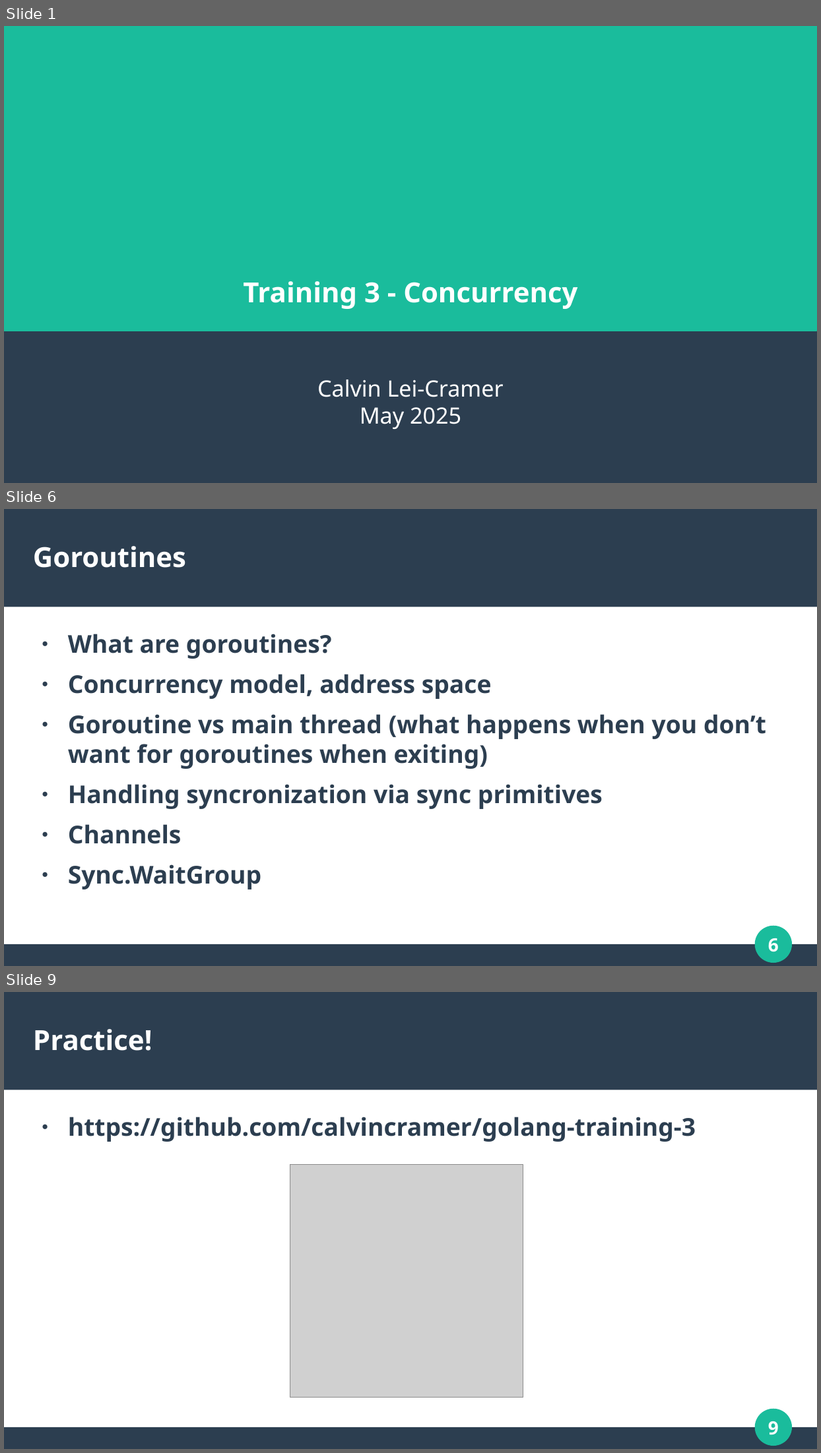
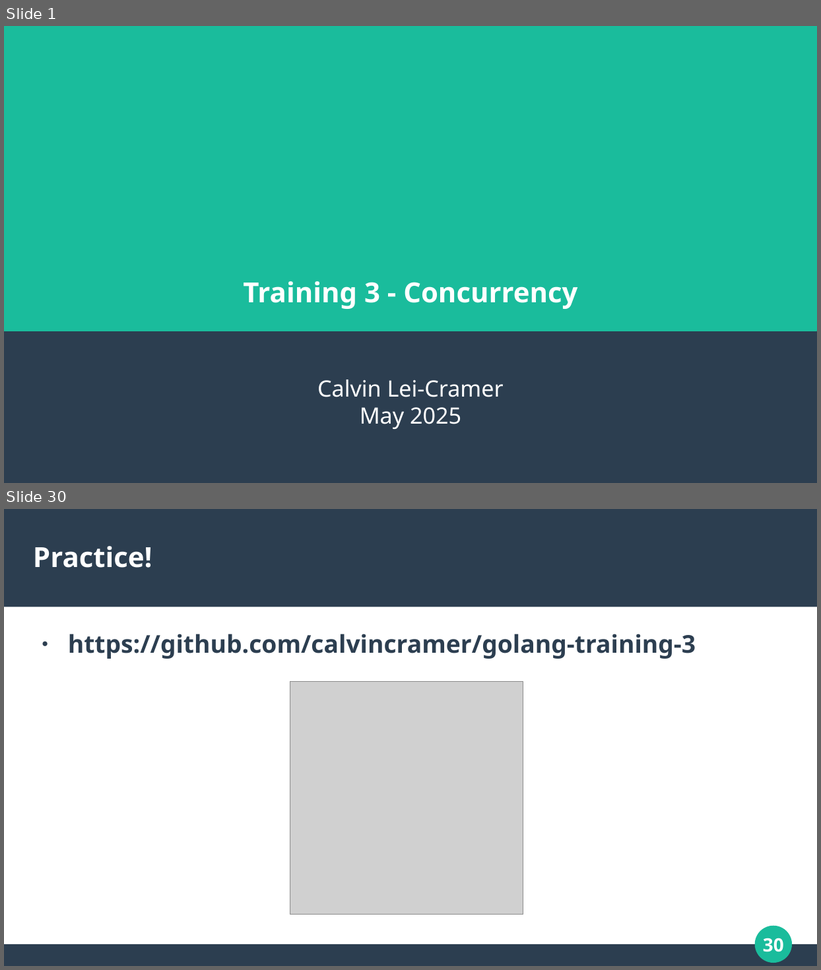
Before and after one commit to calvincramer/golang-training-3-completed, a slide deck: presentation-3.odp. Shown one above the other, each under a label of ours: slides 1, 6 and 9 before the commit, slides 1 and 30 after it; the slides between them are not shown. The pictures are 821x1453 and 821x970 pixels, drawn with LibreOffice and Linux fonts; fonts in the diff are those of the drawing; grey boxes stand for pictures. Boxes give left, top, right and bottom in pixels: in the first picture for what was removed or moved away, otherwise in the second. Text is boxed around its words. In the diff, an @@ line names an element or a change of style, - is before the commit and + after.

```diff
--- a/presentation-3.odp
+++ b/presentation-3.odp
@@ slide 6 removed at [4, 509, 817, 966], background #FFFFFF; not listed: 4 template elements that a slide beside it also shows @@
@@ title removed at [33, 546, 186, 568] @@
-Goroutines
@@ text removed at [68, 634, 766, 890] @@
-● What are goroutines?
-● Concurrency model, address space
-● Goroutine vs main thread (what happens when you don’t want for goroutines when exiting)
-● Handling syncronization via sync primitives
-● Channels
-● Sync.WaitGroup
@@ what was slide 9 is now slide 30 @@
@@ page number at [763, 938, 784, 953]: text changed @@
-9
+30
```
Also in this commit, not shown: 4 slides changed, 24 slides added, 2 other slides removed, 1 other file.
